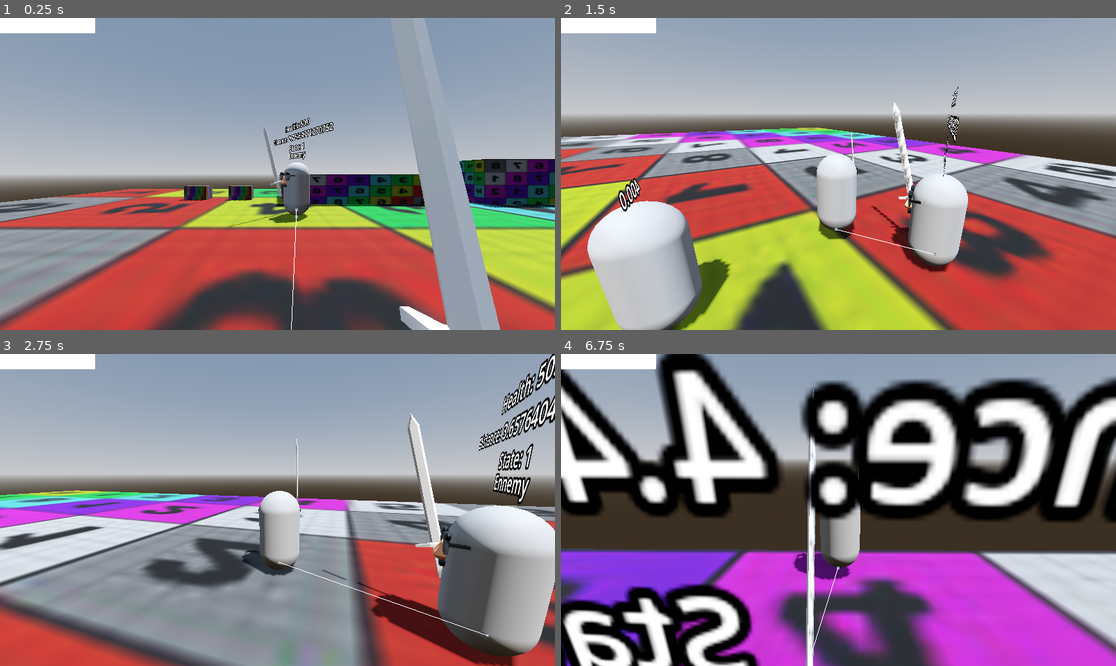
Above: before the commit, frames 1-4 (two rows, left to right).
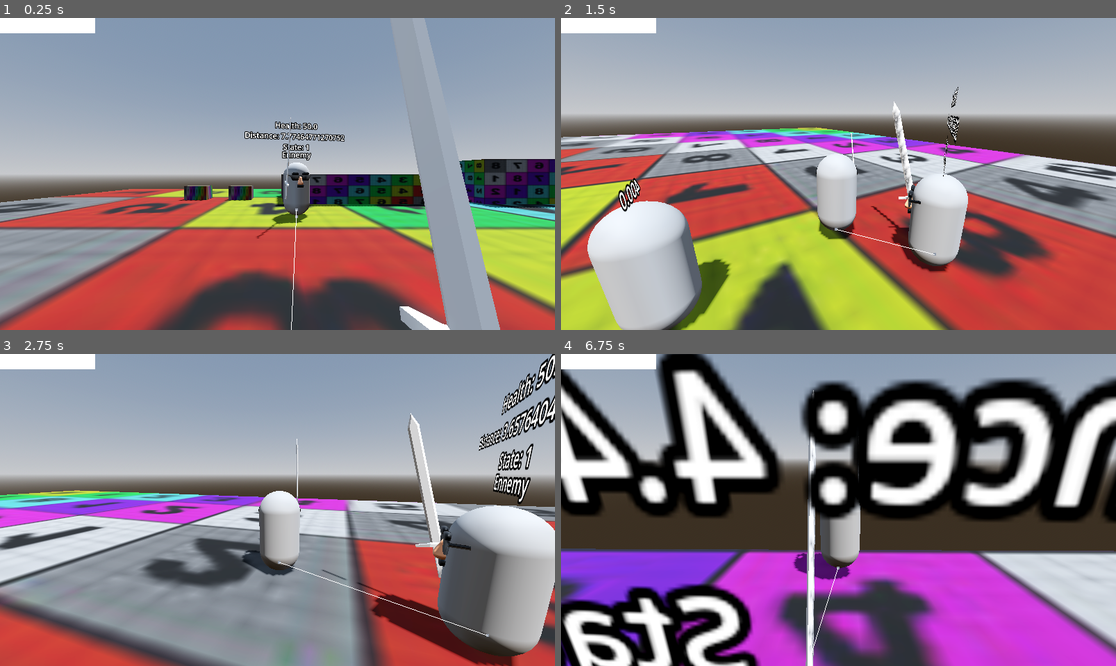
Above: after the commit, the same moments.

Repository: SamTheSagace/DonjonCrawler
Game: Godot game, scene res://scenes/game.tscn
The game is run twice, just before and just after one commit, with the same random seed, the same clock (stepped at 60 frames per second) and the same inputs.
Inputs (mouse positions are in pixels of both pictures, inside the frame that each line leads up to):
- Up to frame 1 (0.25 s): no input
- Up to frame 2 (1.5 s): move the mouse to (960, 158) at 0.52 s; hold Right (right) 0.53-1.28 s; tap Middle mouse button (camera) at 0.6 s; click (960, 158) at 0.67 s; tap Space (jump) at 0.77 s; move the mouse to (810, 174) at 1.27 s; hold W (forward) from 1.28 s (still down); click (810, 174) at 1.35 s
- Up to frame 3 (2.75 s): keep holding W (forward); tap Space (jump) at 1.52 s; move the mouse to (288, 503) at 2.02 s; hold Ctrl (sneak) from 2.03 s (still down)
- Up to frame 4 (6.75 s): move the mouse to (832, 516) at 2.77 s; release Ctrl (sneak) at 2.78 s; tap Alt (sprint) at 2.85, 5.85 s; tap Space (jump) at 3.02, 3.77, 4.52, 6.02 s; move the mouse to (877, 513) at 3.52 s; tap Middle mouse button (camera) at 3.6, 6.6 s; move the mouse to (794, 506) at 4.27 s; click (794, 506) at 4.35 s; move the mouse to (844, 510) at 5.02 s; hold Ctrl (sneak) 5.03-5.78 s; move the mouse to (816, 503) at 5.77 s; release W (forward) at 5.78 s; hold Right (right) 5.78-6.53 s; move the mouse to (866, 510) at 6.52 s; hold W (forward) from 6.53 s (still down)

The runs differ from the first frame. In frame 1, 1.2% of the frame differs, in the area x 41-63%, y 31-71%; in frame 2, 0.1%; in frame 3, less than 0.1%; in frame 4, less than 0.1%.

Commit message:
minor update

Diff:
--- a/scenes/game.tscn
+++ b/scenes/game.tscn
@@ -48,7 +48,7 @@
 upgrade = ExtResource("6_p57ef")
 
 [node name="Enemy1" parent="." instance=ExtResource("7_u5sy4")]
-transform = Transform3D(1, 0, 0, 0, 1, 0, 0, 0, 1, -25.218605, 0.000998497, -1.5954828)
+transform = Transform3D(-0.96387726, 0, -0.2663469, 0, 1, 0, 0.2663469, 0, -0.96387726, -25.218605, 0.000998497, -1.5954828)
 player_path = NodePath("../Player")
 
 [node name="NavigationRegion3D" type="NavigationRegion3D" parent="."]
Not shown, changed: .gitignore
